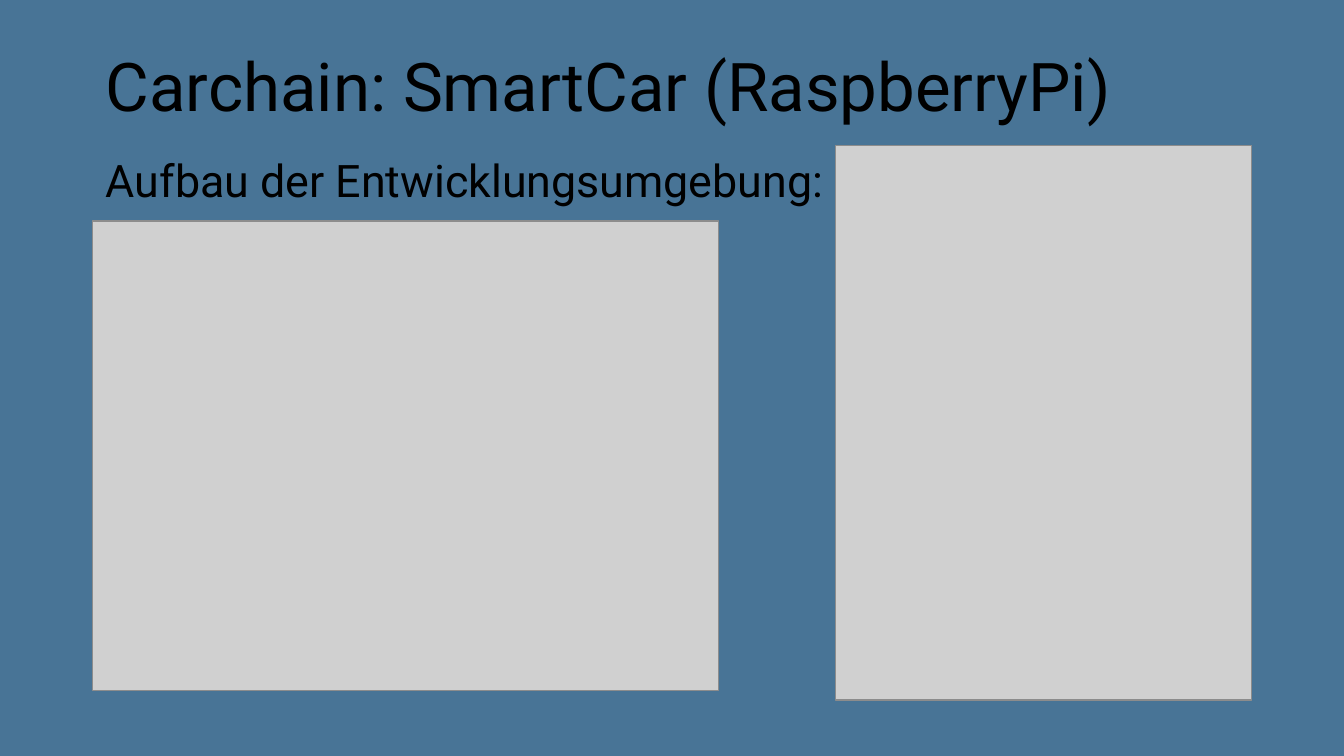
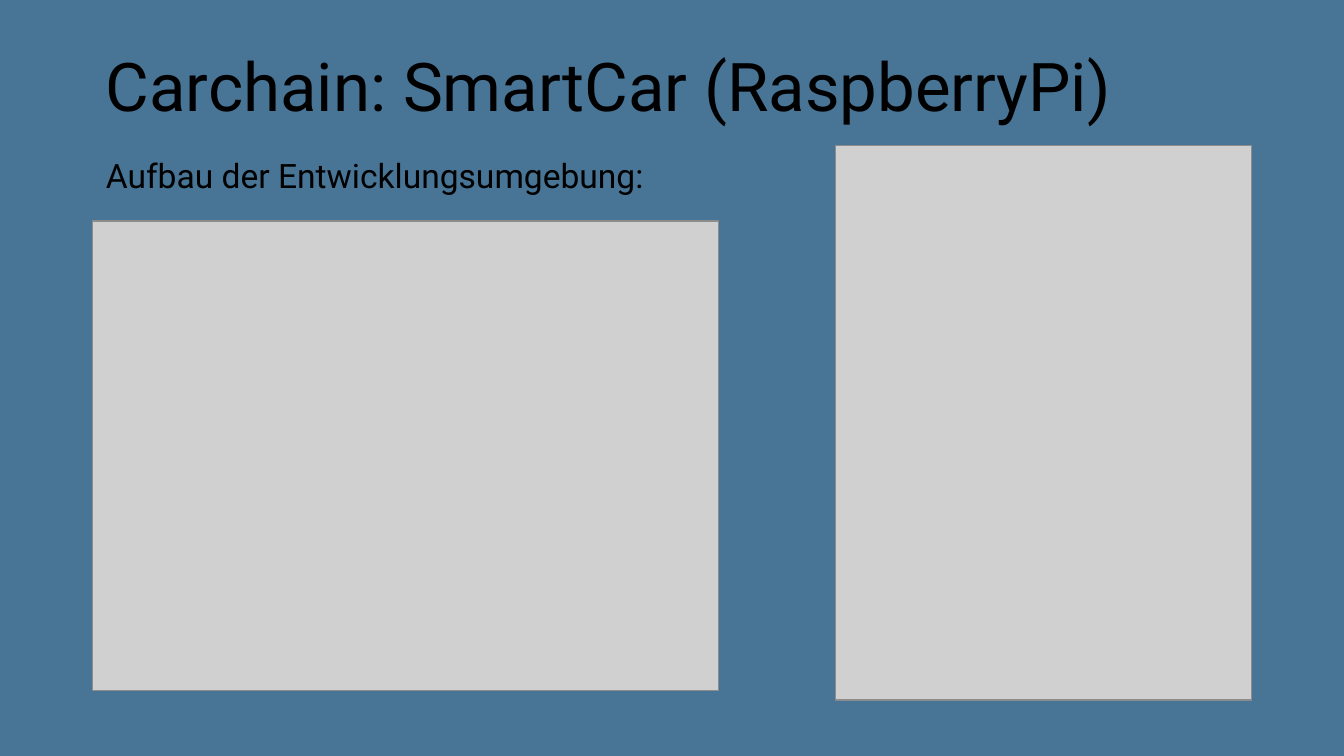
Before and after one commit to Tachmeton/Carchain, a slide deck: slide 35 of Präsentation/PräsiCarchain/Carchain Präsentation.pptx. Drawn at 1344x756 pixels with LibreOffice and Linux fonts; fonts in the diff are those of the drawing; grey boxes stand for pictures; background and template pictures are left out. Boxes give left, top, right and bottom in pixels: in the first picture for what was removed or moved away, otherwise in the second. Text is boxed around its words. In the diff, an @@ line names an element or a change of style, - is before the commit and + after.

```diff
--- a/Präsentation/PräsiCarchain/Carchain Präsentation.pptx
+++ b/Präsentation/PräsiCarchain/Carchain Präsentation.pptx
@@ text "Aufbau der Entwicklungsumgebung:" at (106, 162, 643, 195): size 24 to 18 pt @@
```
Also in this commit, not shown: 3 other slides changed.
